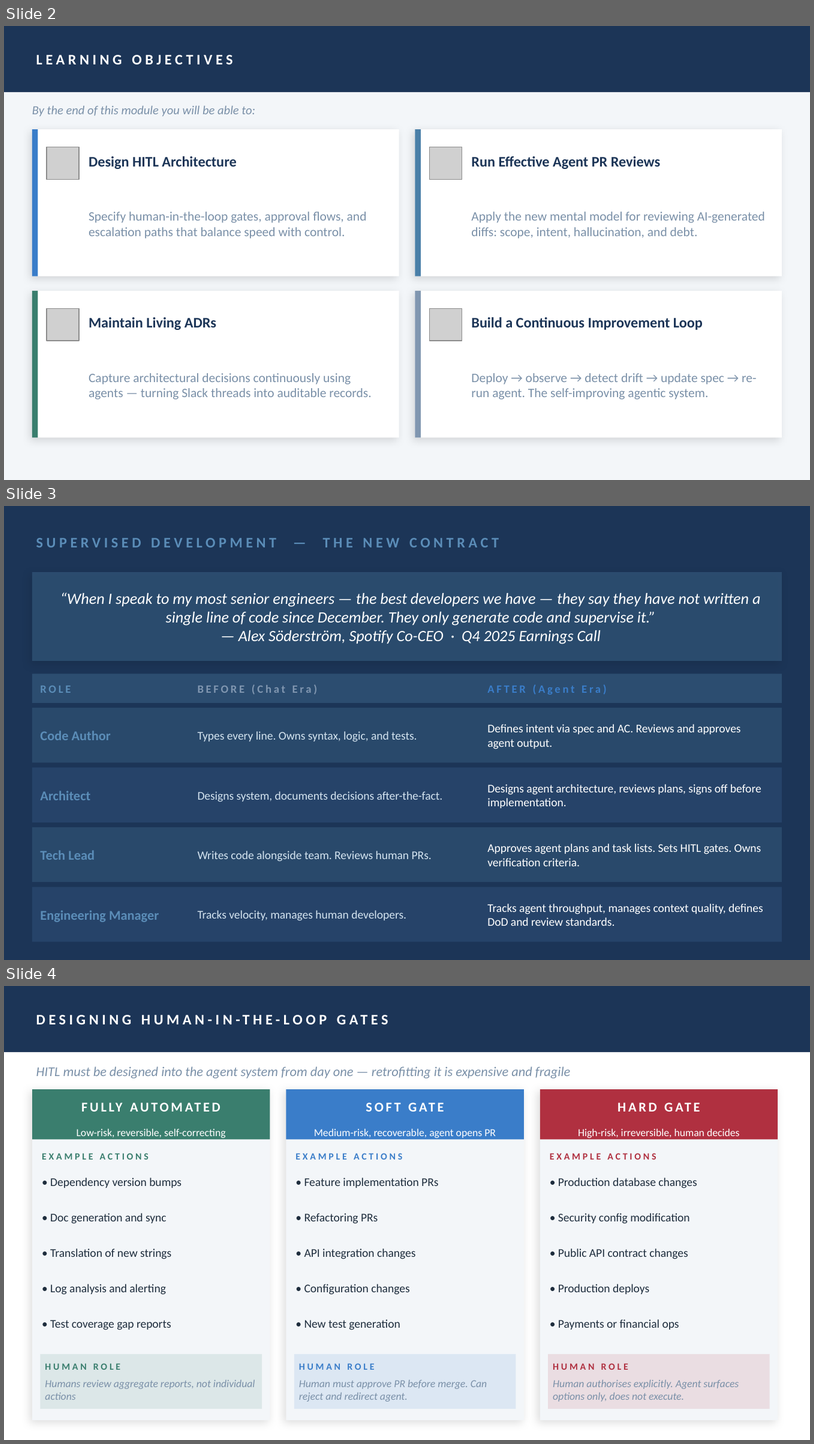
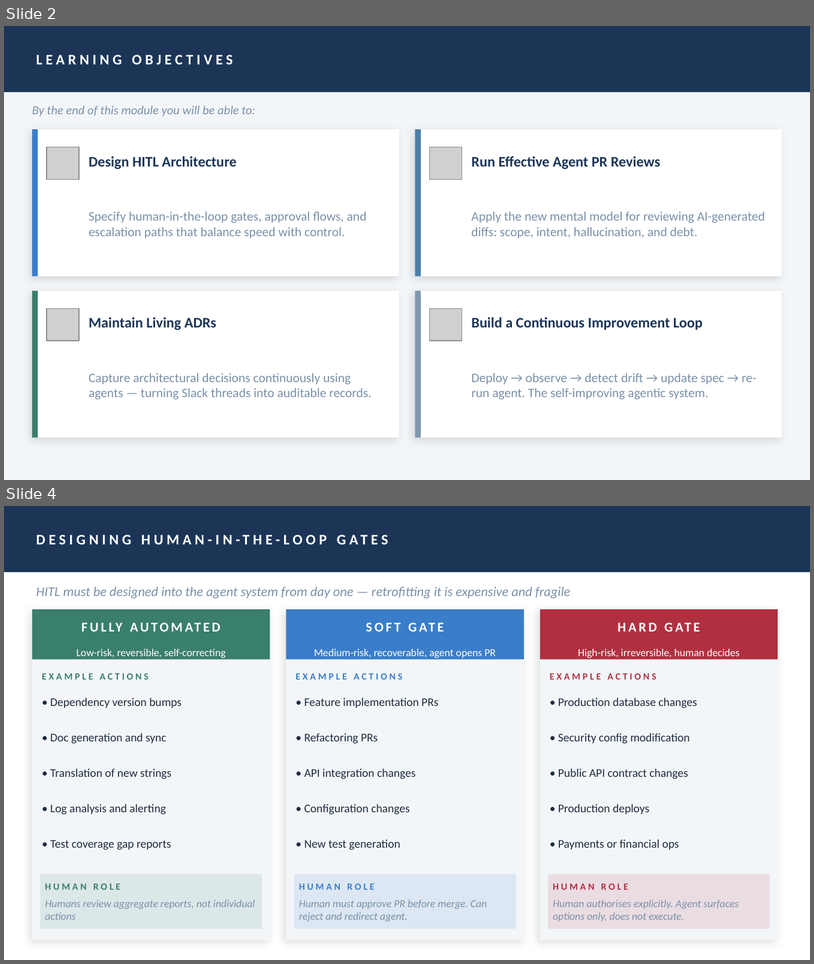
Before and after one commit to stainedhead/agentic-dev-training, a slide deck: slides/Module_06_Review_Hygiene.pptx. Shown one above the other, each under a label of ours: slides 2, 3 and 4 before the commit, slides 2 and 4 after it; the slides between them are not shown. The pictures are 814x1444 and 814x964 pixels, drawn with LibreOffice and Linux fonts; fonts in the diff are those of the drawing; grey boxes stand for pictures. Boxes give left, top, right and bottom in pixels: in the first picture for what was removed or moved away, otherwise in the second. Text is boxed around its words. In the diff, an @@ line names an element or a change of style, - is before the commit and + after.

```diff
--- a/slides/Module_06_Review_Hygiene.pptx
+++ b/slides/Module_06_Review_Hygiene.pptx
@@ slide 3 removed at box(4, 506, 810, 960), background #1C3557 @@
@@ text removed at box(36, 538, 499, 547) @@
-SUPERVISED DEVELOPMENT — THE NEW CONTRACT
@@ rectangle removed at box(32, 572, 782, 661) @@
@@ text removed at box(60, 592, 761, 644) @@
-“When I speak to my most senior engineers — the best developers we have — they say they have not written a single line of code since December. They only generate code and supervise it.”
-— Alex Söderström, Spotify Co-CEO · Q4 2025 Earnings Call
@@ rectangle removed at box(32, 674, 782, 703) @@
@@ text removed at box(40, 685, 71, 693) @@
-ROLE
@@ text removed at box(198, 684, 318, 694) @@
-BEFORE (Chat Era)
@@ text removed at box(488, 684, 606, 694) @@
-AFTER (Agent Era)
@@ rectangle removed at box(32, 708, 782, 762) @@
@@ text removed at box(40, 730, 111, 740) @@
-Code Author
@@ text removed at box(198, 731, 417, 742) @@
-Types every line. Owns syntax, logic, and tests.
@@ text removed at box(488, 724, 741, 749) @@
-Defines intent via spec and AC. Reviews and approves agent output.
@@ rectangle removed at box(32, 767, 782, 822) @@
@@ text removed at box(40, 790, 90, 800) @@
-Architect
@@ text removed at box(198, 791, 443, 802) @@
-Designs system, documents decisions after-the-fact.
@@ text removed at box(488, 784, 762, 808) @@
-Designs agent architecture, reviews plans, signs off before implementation.
@@ rectangle removed at box(32, 827, 782, 882) @@
@@ text removed at box(488, 843, 762, 866) @@
-Approves agent plans and task lists. Sets HITL gates. Owns verification criteria.
@@ text removed at box(40, 850, 95, 859) @@
-Tech Lead
@@ text removed at box(198, 850, 432, 861) @@
-Writes code alongside team. Reviews human PRs.
@@ rectangle removed at box(32, 886, 782, 942) @@
@@ text removed at box(40, 910, 159, 922) @@
-Engineering Manager
@@ text removed at box(198, 910, 407, 921) @@
-Tracks velocity, manages human developers.
@@ text removed at box(488, 903, 764, 925) @@
-Tracks agent throughput, manages context quality, defines DoD and review standards.
```
Also in this commit, not shown: 3 slides added, 2 other slides removed, 15 other files.
